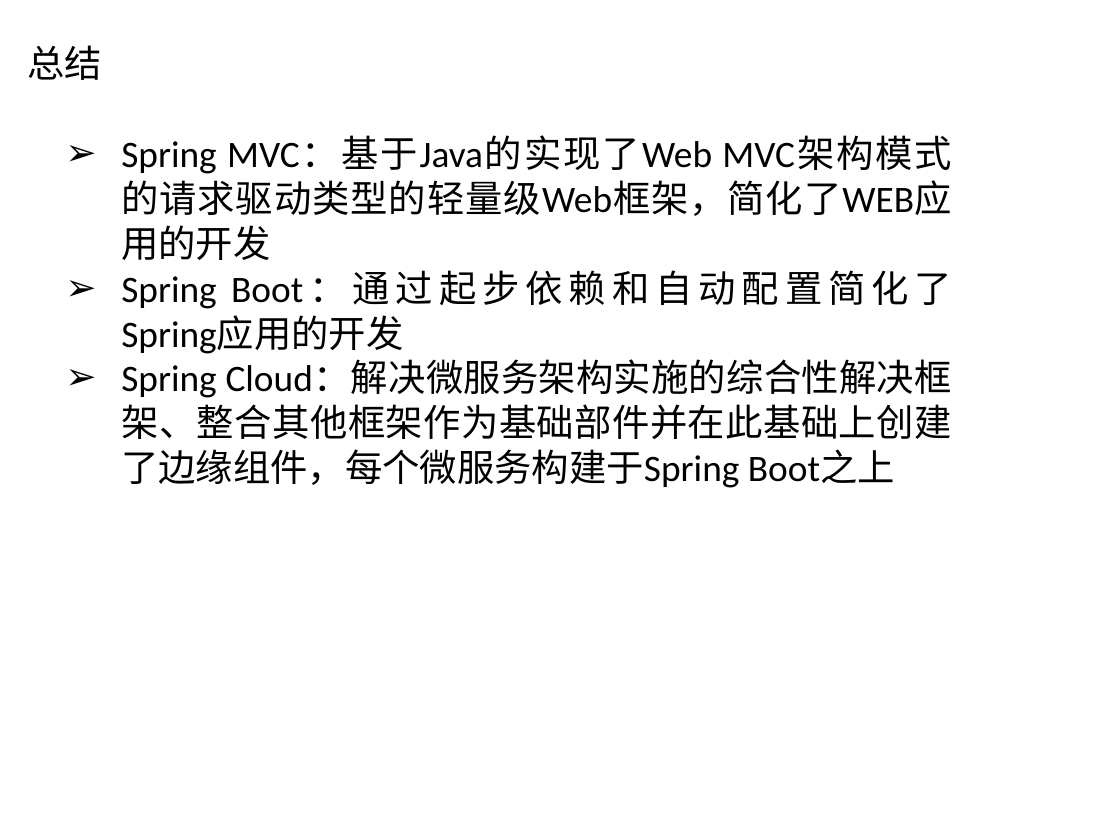
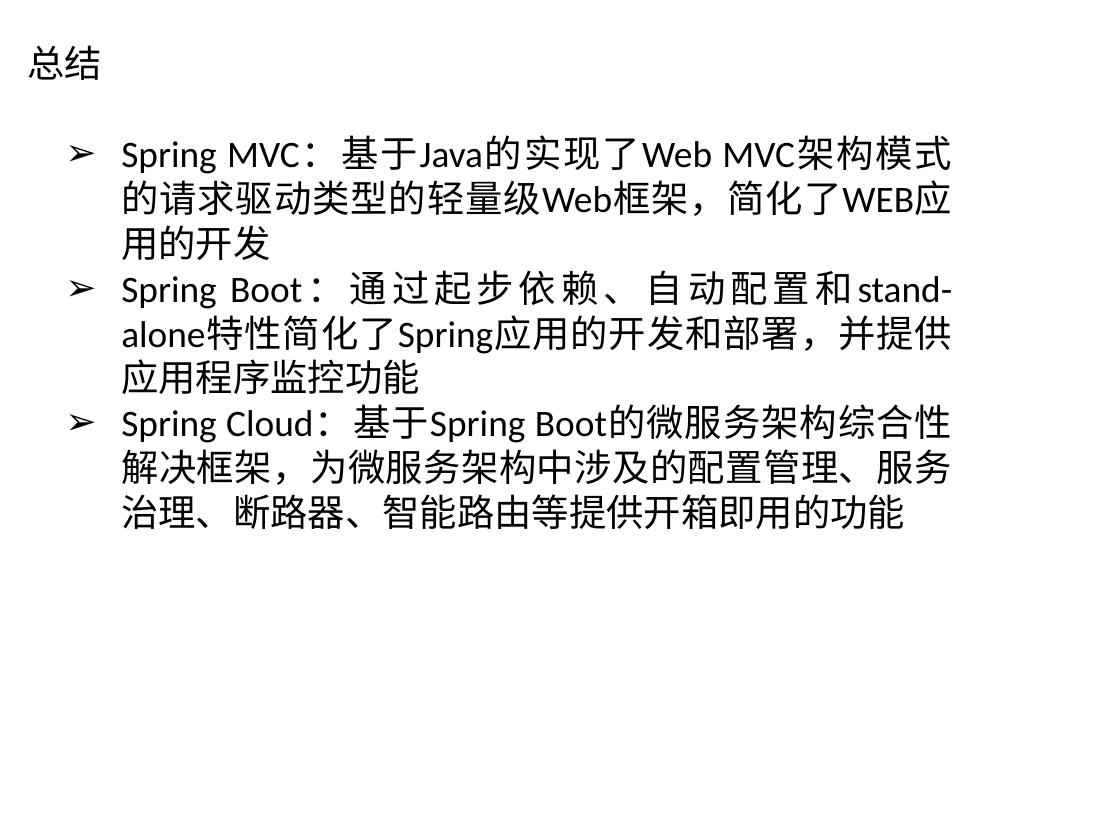
Before and after one commit to Sara-D/Spring, a slide deck: slide 13 of Spring.pptx. Drawn at 1120x840 pixels with LibreOffice and Linux fonts; fonts in the diff are those of the drawing; background and template pictures are left out. Boxes give left, top, right and bottom in pixels: in the first picture for what was removed or moved away, otherwise in the second. Text is boxed around its words. In the diff, an @@ line names an element or a change of style, - is before the commit and + after.

```diff
--- a/Spring.pptx
+++ b/Spring.pptx
@@ text at <box>121,270,953,529</box>: text changed @@
-➢ Spring Boot：通过起步依赖和自动配置简化了Spring应用的开发
-➢ Spring Cloud：解决微服务架构实施的综合性解决框架、整合其他框架作为基础部件并在此基础上创建了边缘组件，每个微服务构建于Spring Boot之上
+➢ Spring Boot：通过起步依赖、自动配置和stand-alone特性简化了Spring应用的开发和部署，并提供应用程序监控功能
+➢ Spring Cloud：基于Spring Boot的微服务架构综合性解决框架，为微服务架构中涉及的配置管理、服务治理、断路器、智能路由等提供开箱即用的功能
```
Also in this commit, not shown: 3 other slides changed.
